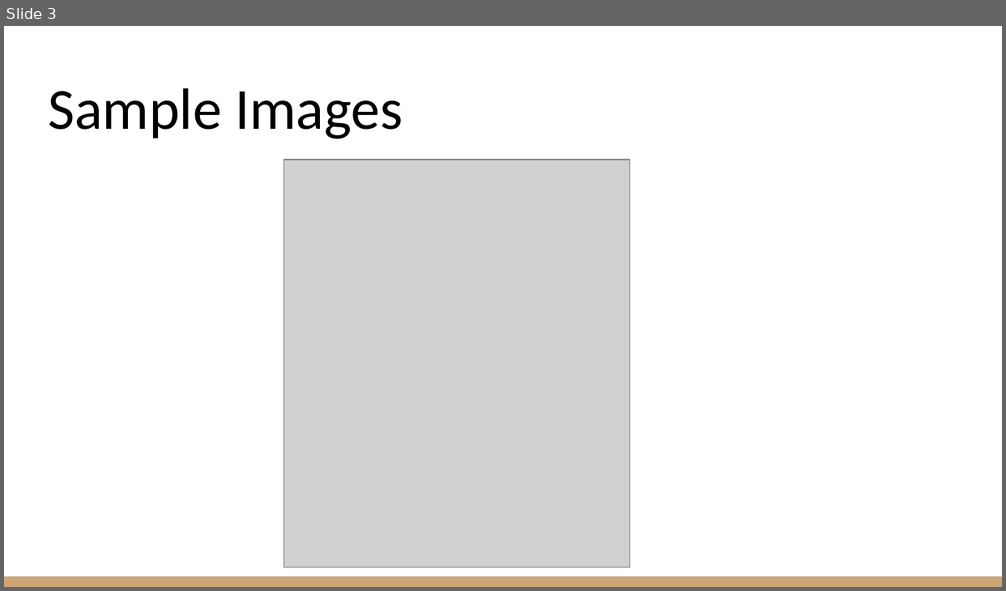
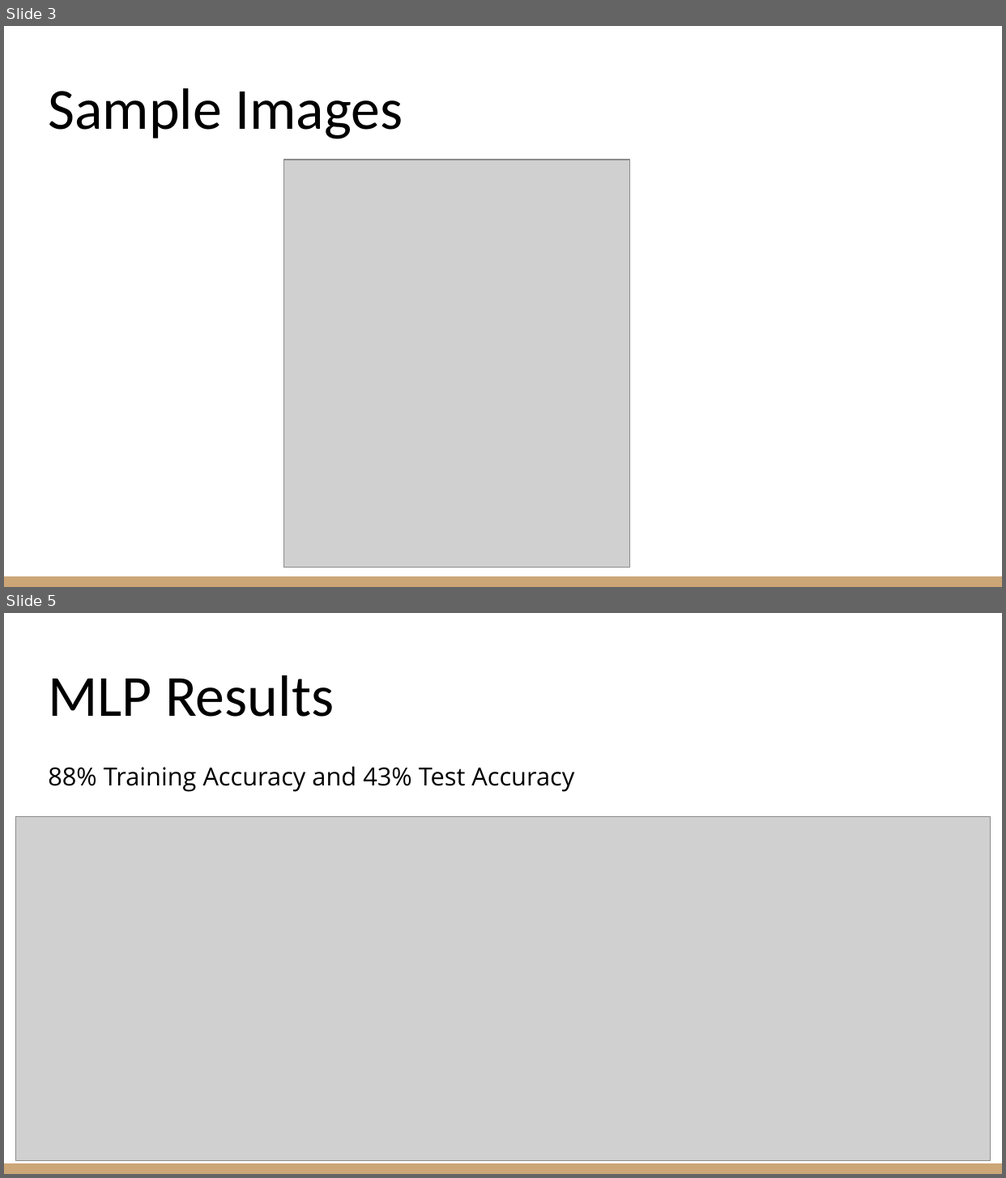
Before and after one commit to fathimakg/instagramtagsearch, a slide deck: Final-Group-Presentation/Machine Learning Final.pptx. Shown one above the other, each under a label of ours: slide 3 before the commit, slides 3 and 5 after it; the slides between them are not shown. The pictures are 1006x591 and 1006x1178 pixels, drawn with LibreOffice and Linux fonts; fonts in the diff are those of the drawing; grey boxes stand for pictures. Boxes give left, top, right and bottom in pixels: in the first picture for what was removed or moved away, otherwise in the second. Text is boxed around its words. In the diff, an @@ line names an element or a change of style, - is before the commit and + after.

```diff
--- a/Final-Group-Presentation/Machine Learning Final.pptx
+++ b/Final-Group-Presentation/Machine Learning Final.pptx
@@ slide 5 added at (x1=4, y1=613, x2=1002, y2=1174), background #FFFFFF; not listed: 1 template element that a slide beside it also shows @@
@@ title added at (x1=48, y1=675, x2=334, y2=717), 42 pt, text #000000 @@
+MLP Results
@@ text added at (x1=48, y1=766, x2=574, y2=792), 18 pt, text #000000 @@
+88% Training Accuracy and 43% Test Accuracy
@@ picture added at (x1=16, y1=816, x2=990, y2=1161) @@
```
Also in this commit, not shown: 4 other slides added, 3 slides removed.
